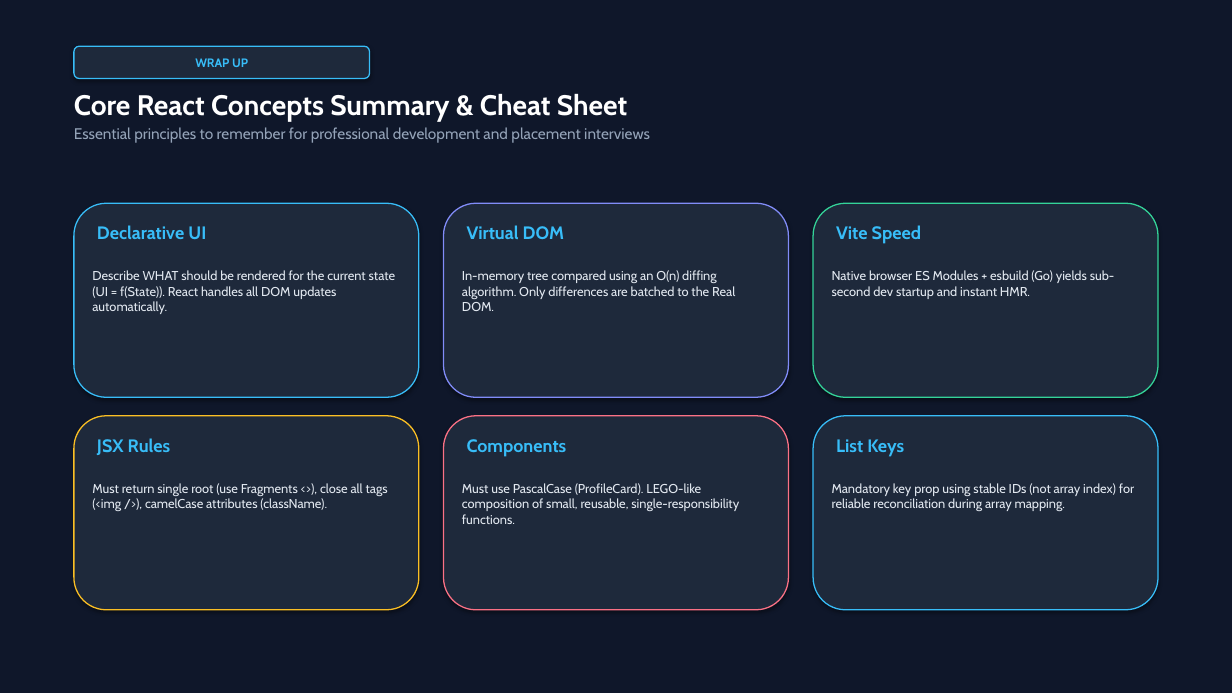
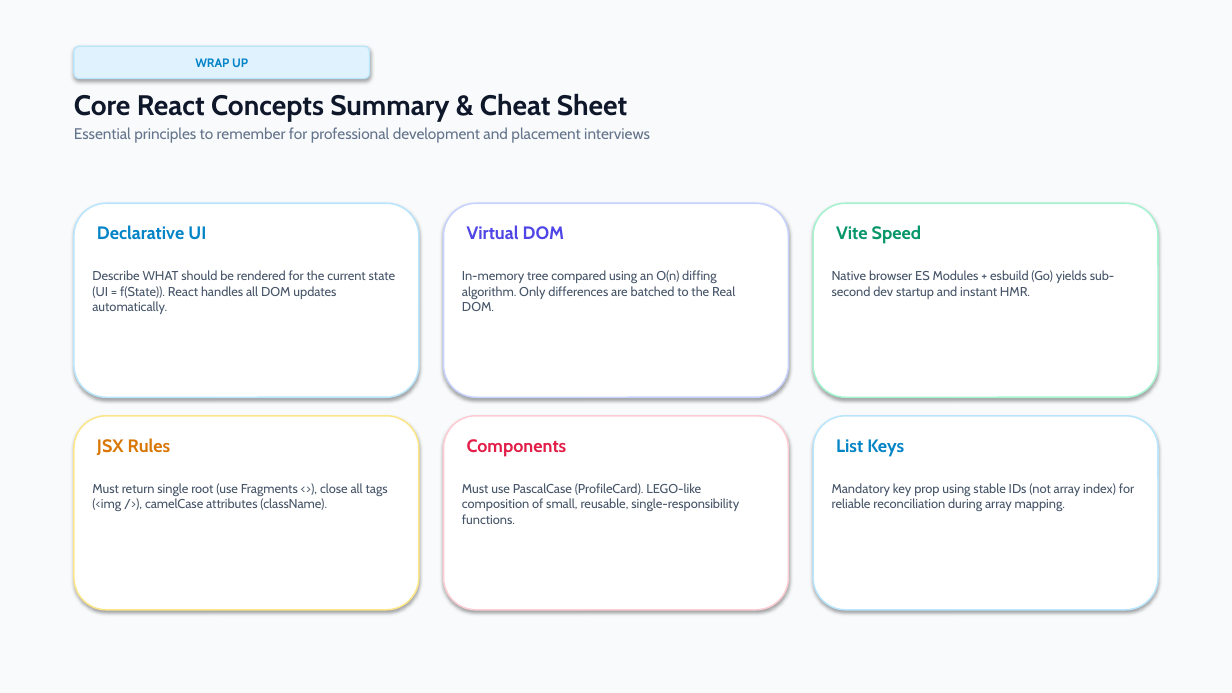
Before and after one commit to annamalai2912/mernStack, a slide deck: slide 17 of React_and_JSX_Masterclass.pptx. Drawn at 1232x693 pixels with LibreOffice and Linux fonts; fonts in the diff are those of the drawing. Boxes give left, top, right and bottom in pixels: in the first picture for what was removed or moved away, otherwise in the second. Text is boxed around its words. In the diff, an @@ line names an element or a change of style, - is before the commit and + after.

Commit message:
style: switch PowerPoint presentation to clean light color palette

```diff
--- a/React_and_JSX_Masterclass.pptx
+++ b/React_and_JSX_Masterclass.pptx
@@ rectangle at (x1=0, y1=0, x2=1232, y2=693): fill #0F172A to #F8FAFC @@
@@ rounded rectangle "WRAP UP" at (x1=74, y1=46, x2=370, y2=79): text colour #38BDF8 to #0284C7; fill #1E293B to #E0F2FE; outline #38BDF8 1 pt to #BAE6FD 1 pt @@
@@ text "Core React Concepts Summary & ..." at (x1=74, y1=94, x2=650, y2=143): text colour #FFFFFF to #0F172A in "Core React Concepts Summary & Cheat Sheet"; text colour #94A3B8 to #64748B in "Essential principles to remember for professional developmen ..." @@
@@ rounded rectangle at (x1=74, y1=203, x2=419, y2=397): fill #1E293B to #FFFFFF; outline #38BDF8 1 pt to #BAE6FD 1.2 pt @@
@@ rounded rectangle at (x1=444, y1=203, x2=788, y2=397): fill #1E293B to #FFFFFF; outline #818CF8 1 pt to #C7D2FE 1.2 pt @@
@@ rounded rectangle at (x1=813, y1=203, x2=1158, y2=397): fill #1E293B to #FFFFFF; outline #34D399 1 pt to #A7F3D0 1.2 pt @@
@@ text "Declarative UI" at (x1=97, y1=225, x2=206, y2=240): text colour #38BDF8 to #0284C7 @@
@@ text "Virtual DOM" at (x1=467, y1=225, x2=565, y2=239): text colour #38BDF8 to #4F46E5 @@
@@ text "Vite Speed" at (x1=836, y1=225, x2=921, y2=244): text colour #38BDF8 to #059669 @@
@@ rounded rectangle at (x1=74, y1=416, x2=419, y2=610): fill #1E293B to #FFFFFF; outline #FBBF24 1 pt to #FDE68A 1.2 pt @@
@@ rounded rectangle at (x1=444, y1=416, x2=788, y2=610): fill #1E293B to #FFFFFF; outline #FB7185 1 pt to #FECDD3 1.2 pt @@
@@ rounded rectangle at (x1=813, y1=416, x2=1158, y2=610): fill #1E293B to #FFFFFF; outline #38BDF8 1 pt to #BAE6FD 1.2 pt @@
@@ text "JSX Rules" at (x1=97, y1=438, x2=171, y2=455): text colour #38BDF8 to #D97706 @@
@@ text "Components" at (x1=467, y1=439, x2=567, y2=457): text colour #38BDF8 to #E11D48 @@
@@ text "List Keys" at (x1=836, y1=439, x2=904, y2=457): text colour #38BDF8 to #0284C7 @@
@@ text colour #E2E8F0 to #475569 in 6 elements at (x1=92, y1=270, x2=395, y2=314), (x1=462, y1=270, x2=735, y2=311), (x1=832, y1=270, x2=1115, y2=299), (x1=92, y1=483, x2=388, y2=511), (x1=462, y1=483, x2=739, y2=524), (x1=832, y1=483, x2=1134, y2=511) @@
```
Also in this commit, not shown: 16 other slides changed, 1 other file.
